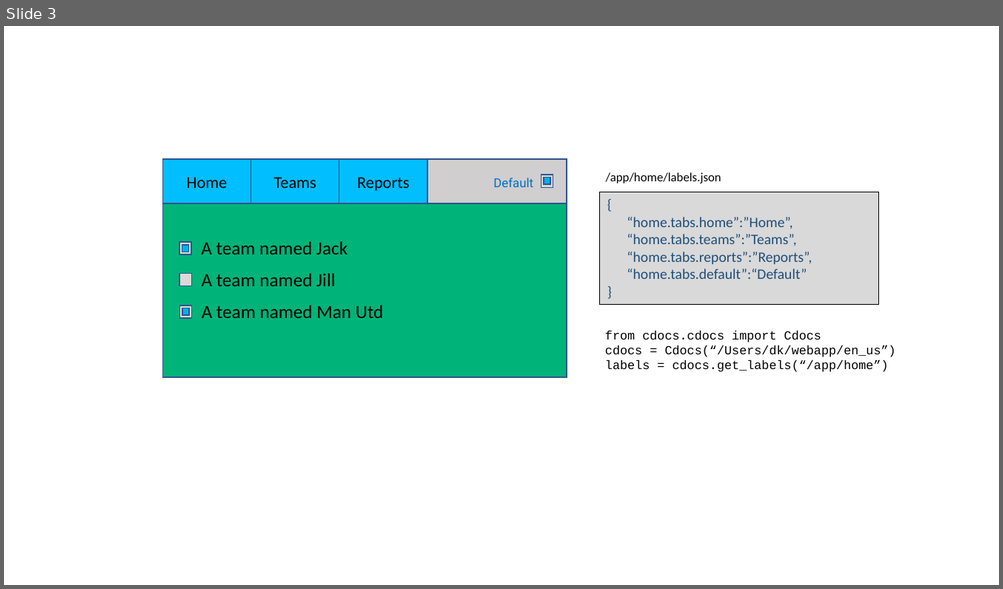
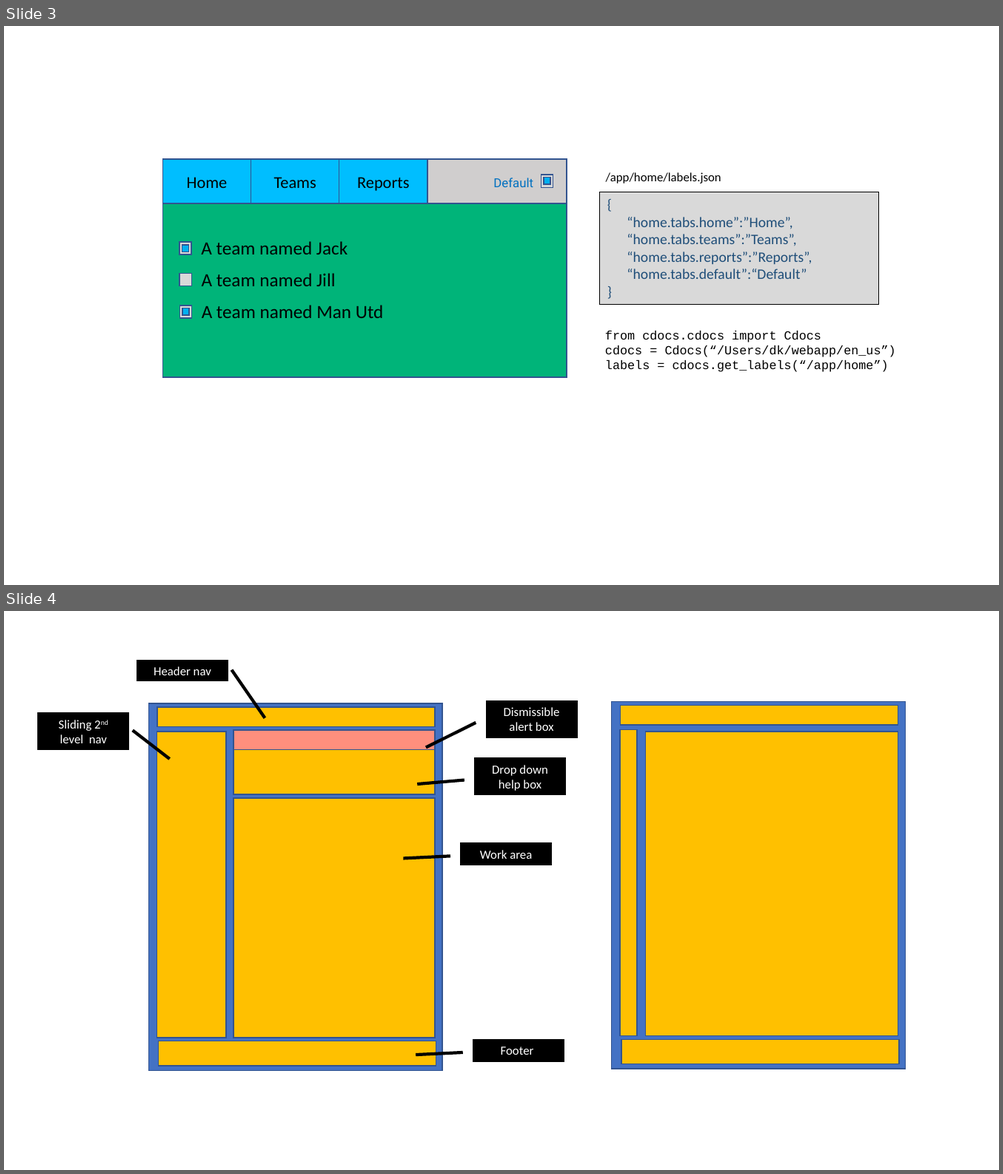
Before and after one commit to dk107dk/bdocs, a slide deck: designs/sketches.pptx. Shown one above the other, each under a label of ours: slide 3 before the commit, slides 3 and 4 after it. The pictures are 1003x589 and 1003x1174 pixels, drawn with LibreOffice and Linux fonts; fonts in the diff are those of the drawing. Boxes give left, top, right and bottom in pixels: in the first picture for what was removed or moved away, otherwise in the second. Text is boxed around its words. In the diff, an @@ line names an element or a change of style, - is before the commit and + after.

```diff
--- a/designs/sketches.pptx
+++ b/designs/sketches.pptx
@@ slide 4 added at bbox=[4, 611, 999, 1170], background #FFFFFF @@
@@ border callout added at bbox=[138, 661, 227, 680], fill #000000, outline #000000 3 pt, 12 pt, text #FFFFFF @@
+Header nav
@@ border callout added at bbox=[39, 714, 128, 749], fill #000000, outline #000000 3 pt, 12 pt, text #FFFFFF @@
+Sliding 2nd level nav
@@ rectangle added at bbox=[149, 703, 443, 1071], fill #4472C4, outline #325491 1 pt @@
@@ rectangle added at bbox=[158, 707, 435, 726], fill #FFC000, outline #325491 1 pt @@
@@ border callout added at bbox=[486, 702, 575, 736], fill #000000, outline #000000 3 pt, 12 pt, text #FFFFFF @@
+Dismissible alert box
@@ rectangle added at bbox=[612, 702, 905, 1069], fill #4472C4, outline #325491 1 pt @@
@@ rectangle added at bbox=[620, 706, 898, 725], fill #FFC000, outline #325491 1 pt @@
@@ rectangle added at bbox=[157, 732, 226, 1039], fill #FFC000, outline #325491 1 pt @@
@@ rectangle added at bbox=[234, 732, 435, 795], fill #FFC000, outline #325491 1 pt @@
@@ rectangle added at bbox=[234, 730, 435, 750], fill #FF8F7D, outline #325491 1 pt @@
@@ rectangle added at bbox=[620, 729, 637, 1037], fill #FFC000, outline #325491 1 pt @@
@@ rectangle added at bbox=[645, 732, 897, 1037], fill #FFC000, outline #325491 1 pt @@
@@ border callout added at bbox=[475, 760, 564, 794], fill #000000, outline #000000 3 pt, 12 pt, text #FFFFFF @@
+Drop down help box
@@ rectangle added at bbox=[234, 798, 435, 1038], fill #FFC000, outline #325491 1 pt @@
@@ border callout added at bbox=[461, 845, 550, 864], fill #000000, outline #000000 3 pt, 12 pt, text #FFFFFF @@
+Work area
@@ rectangle added at bbox=[159, 1042, 436, 1066], fill #FFC000, outline #325491 1 pt @@
@@ border callout added at bbox=[474, 1041, 563, 1060], fill #000000, outline #000000 3 pt, 12 pt, text #FFFFFF @@
+Footer
@@ rectangle added at bbox=[621, 1040, 899, 1065], fill #FFC000, outline #325491 1 pt @@
```
Also in this commit, not shown: 1 other slide added, 9 other files.
